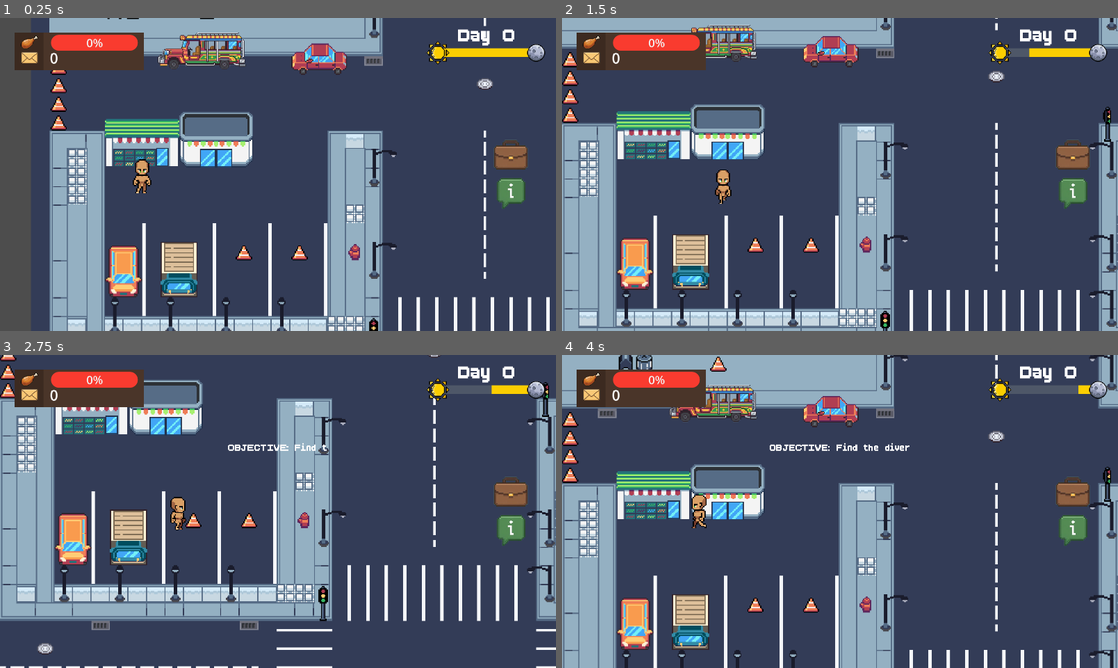
Above: before the commit, frames 1-4 (two rows, left to right).
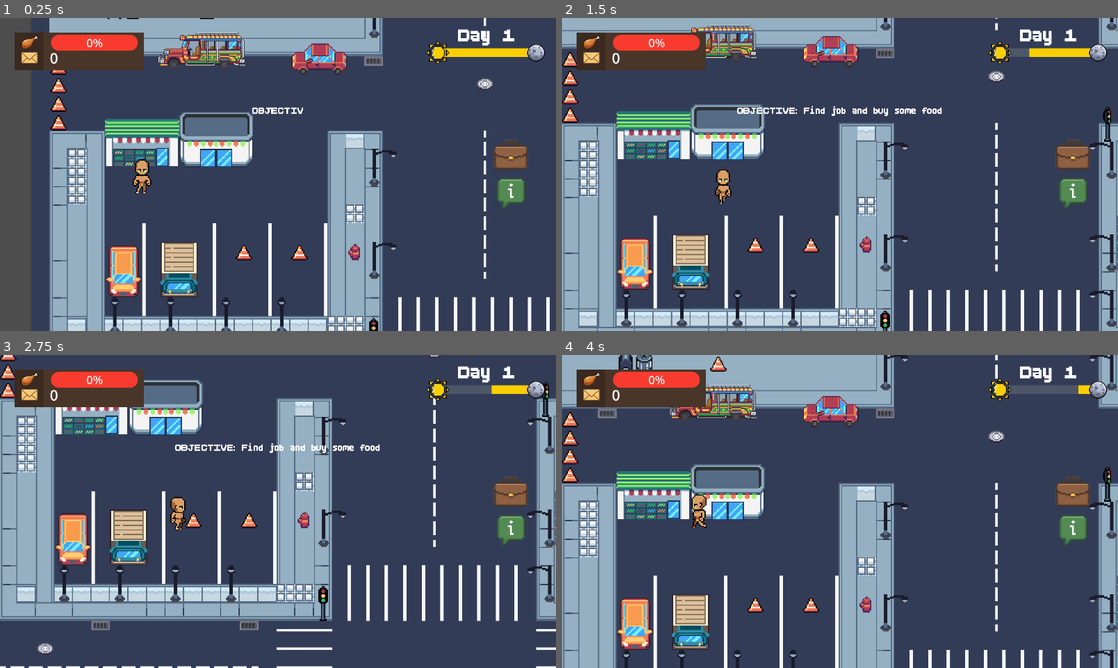
Above: after the commit, the same moments.

Repository: hoaxnt/envelhope-beta
Game: Godot game, scene res://Scenes/chapters/chapter_2.tscn
Same seed, same stepped clock (60 frames per second), same inputs: the game is played once before the commit and once after it. This scene is started directly instead of the project's main scene. Sound files missing from this copy of the repository are replaced by a short silence.
Inputs (mouse positions are in pixels of both pictures, inside the frame that each line leads up to):
- Up to frame 1 (0.25 s): no input
- Up to frame 2 (1.5 s): move the mouse to (962, 158) at 0.52 s; hold Right (ui_right) 0.53-1.28 s; hold Space (action) 0.53-1.28 s; click (962, 158) at 0.67 s; move the mouse to (728, 190) at 1.27 s; hold Down (ui_down) from 1.28 s (still down); tap E (interact) at 1.35 s
- Up to frame 3 (2.75 s): move the mouse to (333, 442) at 2.02 s; release Down (ui_down) at 2.03 s; hold Right (ui_right) from 2.03 s (still down); hold Q (show_objective) from 2.03 s (still down)
- Up to frame 4 (4 s): move the mouse to (812, 574) at 2.77 s; release Right (ui_right) at 2.78 s; release Q (show_objective) at 2.78 s; hold Up (ui_up) 2.78-3.53 s; tap Shift at 2.85 s; click (812, 574) at 2.92 s; move the mouse to (1006, 558) at 3.52 s; hold Left (ui_left) from 3.53 s (still down); hold Space (action) from 3.53 s (still down)

The runs differ from the first frame. In frame 1, 0.2% of the frame differs, in the area x 45-93%, y 3-31%; in frame 2, 0.5%; in frame 3, 0.5%, in the area x 31-93%, y 3-32%; in frame 4, 0.3%.
Error in both runs: Error setting property 'value' with value of type Nil. (res://Scripts/hud/hunger_bar.gd:9)

Commit message:
minor fixes

Diff:
--- a/Scripts/Chapters/chapter_2.gd
+++ b/Scripts/Chapters/chapter_2.gd
@@ -28,6 +28,7 @@
 		player.global_position = GlobalData.load_player_position()
 
 		NPC_DATA = SaveLoad.load_game(SaveLoad.NPC_DATA_PATH)
+
 		var day = int(NPC_DATA["day"])
 		var survive_day = "survive_day_%s" % str(day)
 		day_label.text = "Day %s" % str(day)
--- a/Scripts/autoloads/game_data.gd
+++ b/Scripts/autoloads/game_data.gd
@@ -51,7 +51,7 @@
 		}
 	},
 	"current_objective": "none",
-	"diver_objective": "none",#fortest
+	"diver_objective": "completed",#fortest
 	"list_of_objectives": {
 		"gather_woods": "OBJECTIVE: Gather 15 woods and give it to Diver",
 		"survive_day_1": "OBJECTIVE: Find job and buy some food",
--- a/Scripts/hud/day_panel.gd
+++ b/Scripts/hud/day_panel.gd
@@ -3,6 +3,7 @@
 @onready var day_progress_bar = $MarginContainer/HBoxContainer/VBoxContainer/HBoxContainer/VBoxContainer/DayProgressBar
 @onready var day_timer = $DayTimer
 @onready var NPC_DATA = SaveLoad.load_game(SaveLoad.NPC_DATA_PATH)
+@onready var player = get_node("/root/Chapter2/Player")
 
 var day_target_value: float = 0.0
 const TWEEN_DURATION = 0.5
@@ -11,6 +12,8 @@
 	day_target_value = day_progress_bar.value
 	if !day_timer.is_connected("timeout", _on_timer_timeout):
 		day_timer.timeout.connect(_on_timer_timeout)
+
+# TASK: FIX DAY PANEL TIMER, CENTRALIZE THE CODE TO DAY PANEL ONLY AND NOT IN CHAPTER 2
 
 func _on_timer_timeout() -> void:
 	NPC_DATA = SaveLoad.load_game(SaveLoad.NPC_DATA_PATH)
--- a/Scripts/minigames/city/path_finding/police.gd
+++ b/Scripts/minigames/city/path_finding/police.gd
@@ -1,6 +1,6 @@
 extends CharacterBody2D
 
-const SPEED = 70.0
+const SPEED = 70.0 #fortest
 
 @onready var player = get_node("/root/Chapter2/Player")
 @onready var poice_body = $PoliceBody/Shadow
